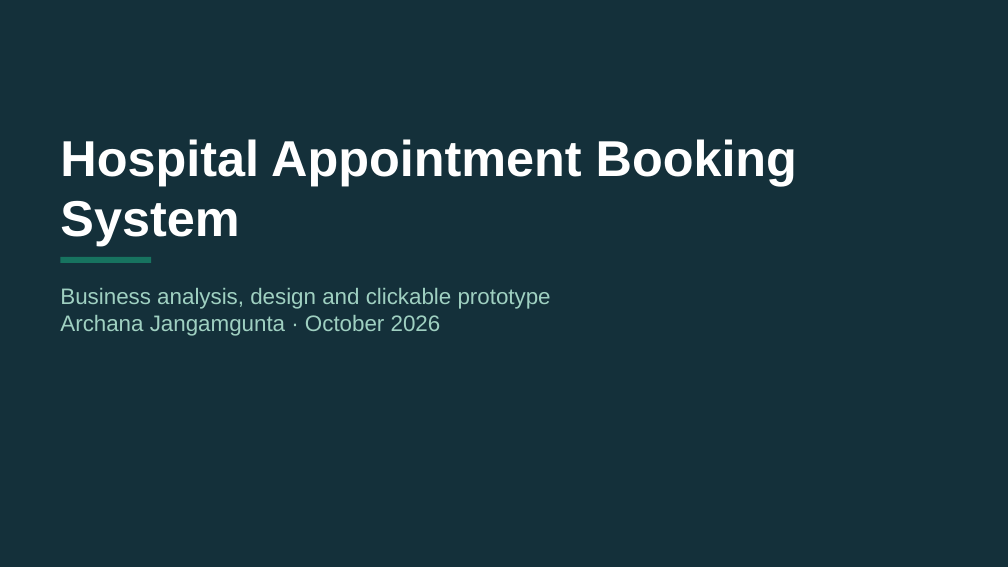
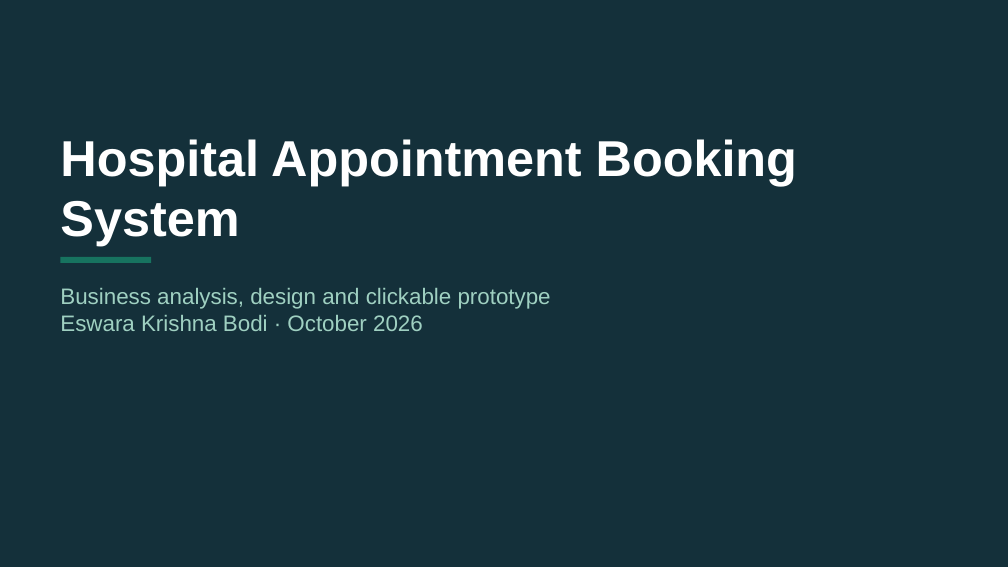
Before and after one commit to krishnaeswar995-droid/Eswar, a slide deck: slide 1 of docs/presentation/presentation.pptx. Drawn at 1008x567 pixels with LibreOffice and Linux fonts; fonts in the diff are those of the drawing. Boxes give left, top, right and bottom in pixels: in the first picture for what was removed or moved away, otherwise in the second. Text is boxed around its words. In the diff, an @@ line names an element or a change of style, - is before the commit and + after.

```diff
--- a/docs/presentation/presentation.pptx
+++ b/docs/presentation/presentation.pptx
@@ text at (x1=60, y1=315, x2=423, y2=331): text changed @@
-Archana Jangamgunta · October 2026
+Eswara Krishna Bodi · October 2026
```
Also in this commit, not shown: 1 other slide changed, 8 other files.
